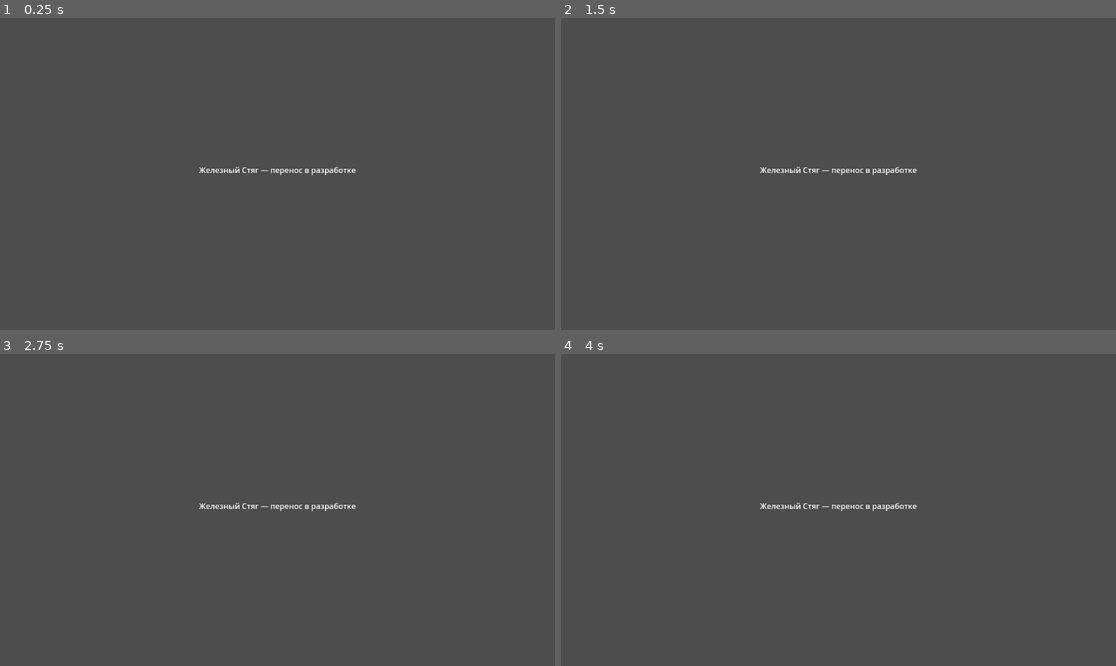
Above: before the commit, frames 1-4 (two rows, left to right).
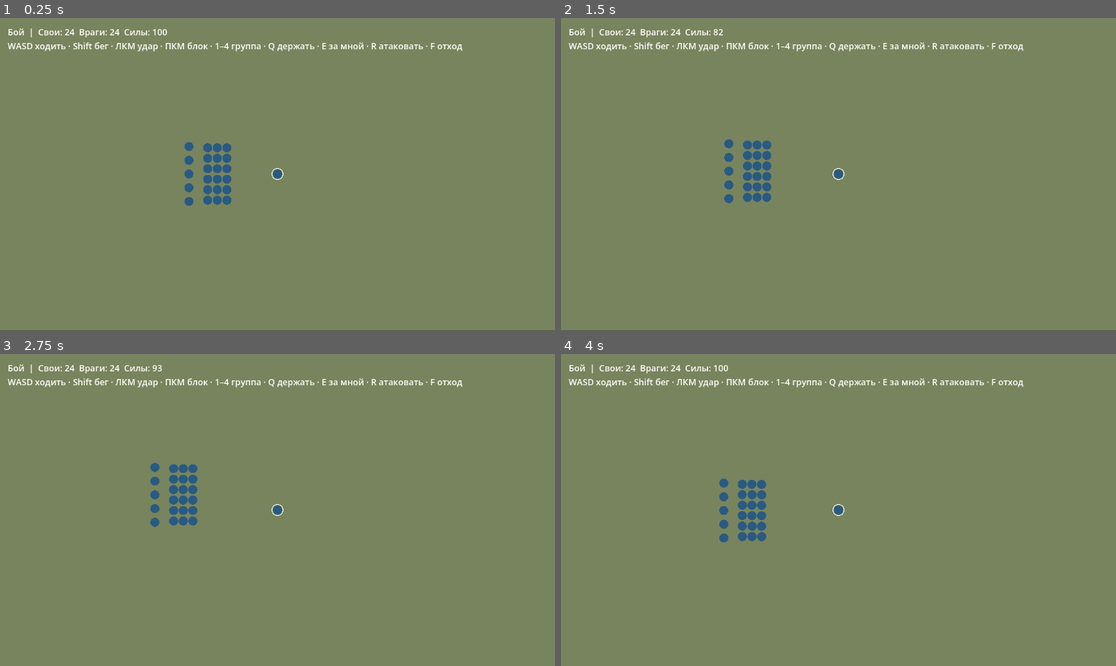
Above: after the commit, the same moments.

Repository: akglebak16/iron-standard
Game: Godot game, scene res://app/main.tscn
Same seed, same stepped clock (60 frames per second), same inputs: the game is played once before the commit and once after it.
Inputs (mouse positions are in pixels of both pictures, inside the frame that each line leads up to):
- Up to frame 1 (0.25 s): no input
- Up to frame 2 (1.5 s): tap Enter at 0.5 s; move the mouse to (960, 158) at 0.52 s; hold D 0.53-1.28 s; hold Shift 0.53-1.28 s; click (960, 158) at 0.67 s; tap 1 at 0.8, 1.35 s; move the mouse to (727, 189) at 1.27 s; hold S from 1.28 s (still down); click (727, 189) at 1.42 s
- Up to frame 3 (2.75 s): tap 2 at 1.55, 2.1 s; move the mouse to (333, 441) at 2.02 s; release S at 2.03 s; hold D from 2.03 s (still down); click (333, 441) at 2.17 s; tap 3 at 2.3 s
- Up to frame 4 (4 s): move the mouse to (810, 572) at 2.77 s; release D at 2.78 s; hold W 2.78-3.53 s; tap 3 at 2.85 s; click (810, 572) at 2.92 s; tap 4 at 3.05, 3.6 s; move the mouse to (1005, 556) at 3.52 s; hold A from 3.53 s (still down); click (1005, 556) at 3.67 s; tap Q at 3.8 s

The runs differ from the first frame. In frame 1, 100% of the frame differs, in the area x 0-100%, y 0-100%; in frame 2, 100%; in frame 3, 100%; in frame 4, 100%.

Commit message:
Добавлена запускаемая сцена боя в Godot

Diff:
--- a/godot/app/main.tscn
+++ b/godot/app/main.tscn
@@ -1,23 +1,7 @@
-[gd_scene format=3]
+[gd_scene load_steps=2 format=3]
 
-[node name="IronStandard" type="Control"]
-layout_mode = 3
-anchors_preset = 15
-anchor_right = 1.0
-anchor_bottom = 1.0
-grow_horizontal = 2
-grow_vertical = 2
+[ext_resource type="PackedScene" path="res://battle/scene.tscn" id="1_battle"]
 
-[node name="Status" type="Label" parent="."]
-layout_mode = 1
-anchors_preset = 8
-anchor_left = 0.5
-anchor_top = 0.5
-anchor_right = 0.5
-anchor_bottom = 0.5
-offset_left = -200.0
-offset_top = -20.0
-offset_right = 200.0
-offset_bottom = 20.0
-text = "Железный Стяг — перенос в разработке"
-horizontal_alignment = 1
+[node name="IronStandard" type="Node2D"]
+
+[node name="Battle" parent="." instance=ExtResource("1_battle")]
--- /dev/null
+++ b/godot/battle/demo_config.gd
@@ -0,0 +1,27 @@
+extends RefCounted
+## Encounter and placeholder drawing used only by the current playable preview.
+
+const SEED := 4017
+const PLAYER_INFANTRY := 18
+const PLAYER_ARCHERS := 5
+const ENEMY_INFANTRY := 20
+const ENEMY_ARCHERS := 4
+const HERO_POSITION := Vector2(780, 850)
+const HERO_TROOP := "n3"
+const PLAYER_INFANTRY_TROOP := "n1"
+const PLAYER_ARCHER_TROOP := "n2a"
+const ENEMY_INFANTRY_TROOP := "e1"
+const ENEMY_ARCHER_TROOP := "e2a"
+const CAMERA_ZOOM := 0.75
+const GROUND_COLOR := Color("#78845d")
+const PLAYER_COLOR := Color("#285a83")
+const ENEMY_COLOR := Color("#9b3f38")
+const DEAD_COLOR := Color("#42362d")
+const PLAYER_FACTION := "nord"
+const ENEMY_FACTION := "emp"
+const CATALOG_ERROR := "Не удалось загрузить каталог войск"
+const HERO_DOWN := "Герой пал"
+const VICTORY := "Победа"
+const DEFEAT := "Поражение"
+const IN_PROGRESS := "Бой"
+const HUD_TEXT := "%s  |  Свои: %d  Враги: %d  Силы: %d\nWASD ходить · Shift бег · ЛКМ удар · ПКМ блок · 1–4 группа · Q держать · E за мной · R атаковать · F отход"
--- /dev/null
+++ b/godot/battle/scene.tscn
@@ -0,0 +1,18 @@
+[gd_scene load_steps=2 format=3]
+
+[ext_resource type="Script" path="res://battle/view.gd" id="1_view"]
+
+[node name="Battle" type="Node2D"]
+script = ExtResource("1_view")
+
+[node name="Camera" type="Camera2D" parent="."]
+enabled = true
+
+[node name="Hud" type="CanvasLayer" parent="."]
+
+[node name="Status" type="Label" parent="Hud"]
+offset_left = 16.0
+offset_top = 16.0
+offset_right = 980.0
+offset_bottom = 86.0
+theme_override_font_sizes/font_size = 18
--- /dev/null
+++ b/godot/battle/tests/test_scene.gd
@@ -0,0 +1,17 @@
+extends SceneTree
+
+func _initialize() -> void:
+	call_deferred("_check")
+
+func _check() -> void:
+	var packed: PackedScene = load("res://app/main.tscn")
+	assert(packed != null)
+	var scene = packed.instantiate()
+	root.add_child(scene)
+	await process_frame
+	var view = scene.get_node("Battle")
+	assert(view.battle.units.size() > 0)
+	assert(view.hero != null)
+	assert(view.outcome == "")
+	print("Scene tests passed")
+	quit(0)
--- /dev/null
+++ b/godot/battle/view.gd
@@ -0,0 +1,102 @@
+extends Node2D
+
+const Config = preload("res://battle/config.gd")
+const Demo = preload("res://battle/demo_config.gd")
+const Catalog = preload("res://battle/catalog.gd")
+const State = preload("res://battle/state.gd")
+const Unit = preload("res://battle/unit.gd")
+const HeroControl = preload("res://battle/hero_control.gd")
+
+@onready var camera: Camera2D = $Camera
+@onready var status: Label = $Hud/Status
+
+var battle = State.new()
+var catalog = Catalog.new()
+var rng := RandomNumberGenerator.new()
+var hero
+var selection := Config.ALL_GROUPS
+var outcome := ""
+
+func _ready() -> void:
+	rng.seed = Demo.SEED
+	if not catalog.load_data():
+		status.text = Demo.CATALOG_ERROR
+		set_physics_process(false)
+		return
+	battle.setup_groups()
+	battle.spawn_army(0, [{"type": Demo.PLAYER_INFANTRY_TROOP, "n": Demo.PLAYER_INFANTRY}, {"type": Demo.PLAYER_ARCHER_TROOP, "n": Demo.PLAYER_ARCHERS}], Demo.PLAYER_FACTION, catalog, rng)
+	battle.spawn_army(1, [{"type": Demo.ENEMY_INFANTRY_TROOP, "n": Demo.ENEMY_INFANTRY}, {"type": Demo.ENEMY_ARCHER_TROOP, "n": Demo.ENEMY_ARCHERS}], Demo.ENEMY_FACTION, catalog, rng)
+	battle.place_units()
+	var troop: Dictionary = catalog.get_troop(Demo.HERO_TROOP)
+	hero = Unit.new(battle.units.size(), 0, Demo.HERO_POSITION, float(troop.hp), float(troop.arm), int(troop.tier))
+	hero.hero = true
+	hero.troop_id = Demo.HERO_TROOP
+	hero.speed = float(troop.spd)
+	hero.damage = float(troop.dmg)
+	hero.attack_interval = float(troop.cd)
+	hero.block_chance = float(troop.block)
+	battle.add_unit(hero)
+	for group in battle.groups[1]:
+		group.order = Config.ORDER_CHARGE
+	camera.zoom = Vector2.ONE * Demo.CAMERA_ZOOM
+	camera.position = hero.position
+	_update_status()
+
+func _physics_process(dt: float) -> void:
+	if outcome != "":
+		return
+	var move := Vector2(float(Input.is_key_pressed(KEY_D)) - float(Input.is_key_pressed(KEY_A)), float(Input.is_key_pressed(KEY_S)) - float(Input.is_key_pressed(KEY_W)))
+	var aim: float = (get_global_mouse_position() - hero.position).angle()
+	HeroControl.step(battle, hero, {"move": move, "face": aim, "sprint": Input.is_key_pressed(KEY_SHIFT), "block": Input.is_mouse_button_pressed(MOUSE_BUTTON_RIGHT), "attack": Input.is_mouse_button_pressed(MOUSE_BUTTON_LEFT)}, dt, rng)
+	battle.step_movement(dt, hero.position, hero.facing)
+	battle.step_combat(dt, rng)
+	if hero.dead:
+		outcome = Demo.HERO_DOWN
+	elif not _side_alive(1):
+		outcome = Demo.VICTORY
+	elif not _side_alive(0):
+		outcome = Demo.DEFEAT
+	camera.position = hero.position
+	_update_status()
+	queue_redraw()
+
+func _unhandled_input(event: InputEvent) -> void:
+	if not event is InputEventKey or not event.pressed or event.echo:
+		return
+	match event.keycode:
+		KEY_1: selection = Config.GROUP_INFANTRY
+		KEY_2: selection = Config.GROUP_ARCHERS
+		KEY_3: selection = Config.GROUP_CAVALRY
+		KEY_4: selection = Config.ALL_GROUPS
+		KEY_Q: battle.give_order(Config.ORDER_HOLD, get_global_mouse_position(), selection)
+		KEY_E: battle.give_order(Config.ORDER_FOLLOW, hero.position, selection)
+		KEY_R: battle.give_order(Config.ORDER_CHARGE, hero.position, selection)
+		KEY_F: battle.give_order(Config.ORDER_RETREAT, hero.position, selection)
+	_update_status()
+
+func _side_alive(side: int) -> bool:
+	for unit in battle.units:
+		if unit.side == side and not unit.dead and not unit.gone:
+			return true
+	return false
+
+func _update_status() -> void:
+	var friendly := 0
+	var hostile := 0
+	for unit in battle.units:
+		if not unit.dead and not unit.gone:
+			if unit.side == 0: friendly += 1
+			else: hostile += 1
+	status.text = Demo.HUD_TEXT % [outcome if outcome != "" else Demo.IN_PROGRESS, friendly, hostile, int(hero.stamina)]
+
+func _draw() -> void:
+	draw_rect(Rect2(Vector2.ZERO, battle.arena_size), Demo.GROUND_COLOR)
+	for unit in battle.units:
+		if unit.gone:
+			continue
+		var color: Color = Demo.DEAD_COLOR if unit.dead else (Demo.PLAYER_COLOR if unit.side == 0 else Demo.ENEMY_COLOR)
+		draw_circle(unit.position, unit.collision_radius, color)
+		if unit.hero and not unit.dead:
+			draw_arc(unit.position, unit.collision_radius + Config.PROJECTILE_HIT_PADDING, 0.0, TAU, 20, Color.WHITE, 2.0)
+	for shot in battle.projectiles:
+		draw_circle(shot.impact, Config.PROJECTILE_HIT_PADDING, Color.YELLOW)
Not shown, changed: CHANGELOG.md
Not shown, changed: godot/ARCHITECTURE.md
Not shown, changed: shareness/lessons.md
